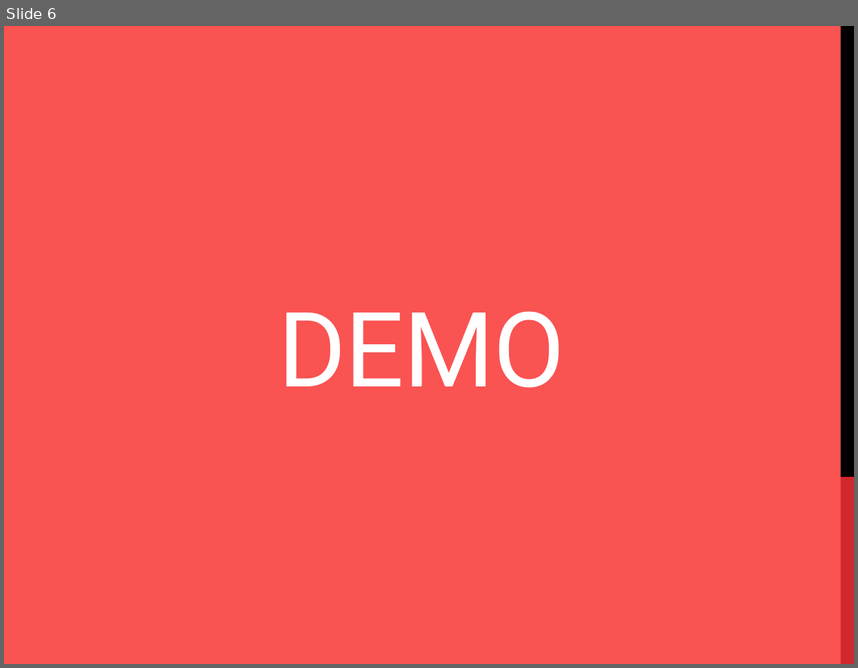
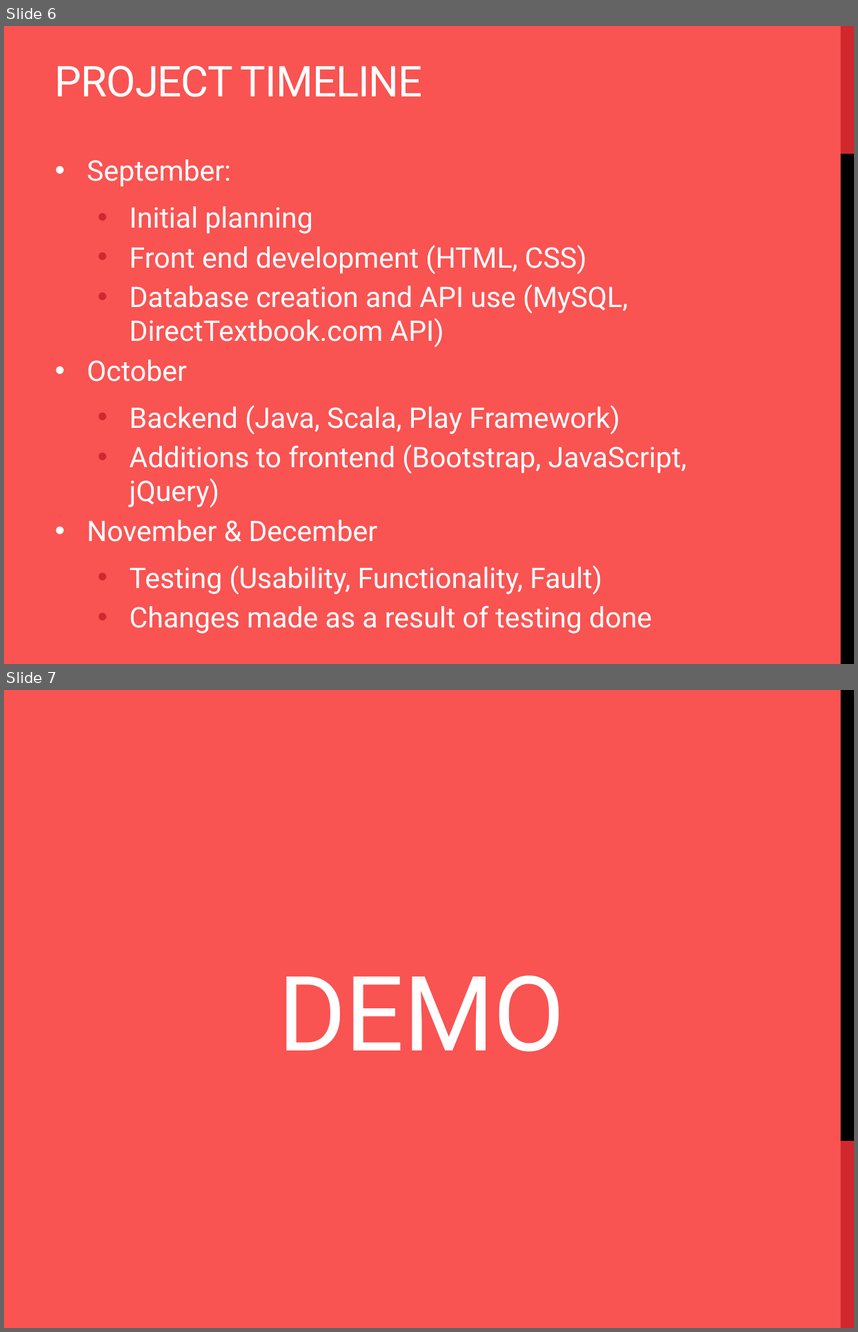
Before and after one commit to antoinesaliba/Laker-Books, a slide deck: Documents/Laker Books Presentation.pptx. Shown one above the other, each under a label of ours: slide 6 before the commit, slides 6 and 7 after it. The pictures are 858x668 and 858x1332 pixels, drawn with LibreOffice and Linux fonts; fonts in the diff are those of the drawing. Boxes give left, top, right and bottom in pixels: in the first picture for what was removed or moved away, otherwise in the second. Text is boxed around its words. In the diff, an @@ line names an element or a change of style, - is before the commit and + after.

Commit message:
Small fixes and additions to presentation

```diff
--- a/Documents/Laker Books Presentation.pptx
+++ b/Documents/Laker Books Presentation.pptx
@@ slide 6 added at (x1=4, y1=26, x2=854, y2=664), background #F95352 @@
@@ rectangle added at (x1=840, y1=26, x2=854, y2=154), fill #D1282E @@
@@ title added at (x1=55, y1=65, x2=423, y2=97), 36 pt, text #FFFFFF @@
+PROJECT TIMELINE
@@ text added at (x1=87, y1=159, x2=687, y2=633), 24 pt, text #FFFFFF @@
+• September:
+  • Initial planning
+  • Front end development (HTML, CSS)
+  • Database creation and API use (MySQL, DirectTextbook.com API)
+• October
+  • Backend (Java, Scala, Play Framework)
+  • Additions to frontend (Bootstrap, JavaScript, jQuery)
+• November & December
+  • Testing (Usability, Functionality, Fault)
+  • Changes made as a result of testing done
@@ rectangle added at (x1=840, y1=154, x2=854, y2=664), fill #000000 @@
@@ what was slide 6 is now slide 7 @@
```
Also in this commit, not shown: 2 slides changed, 5 other files.
